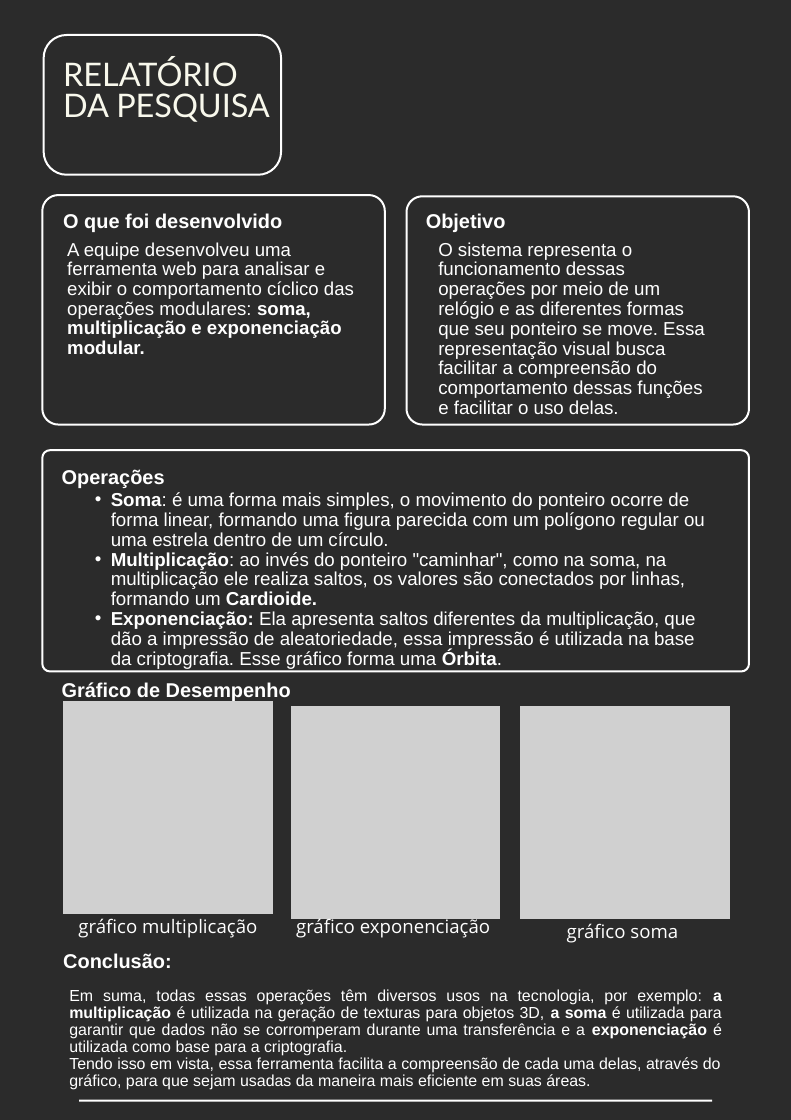
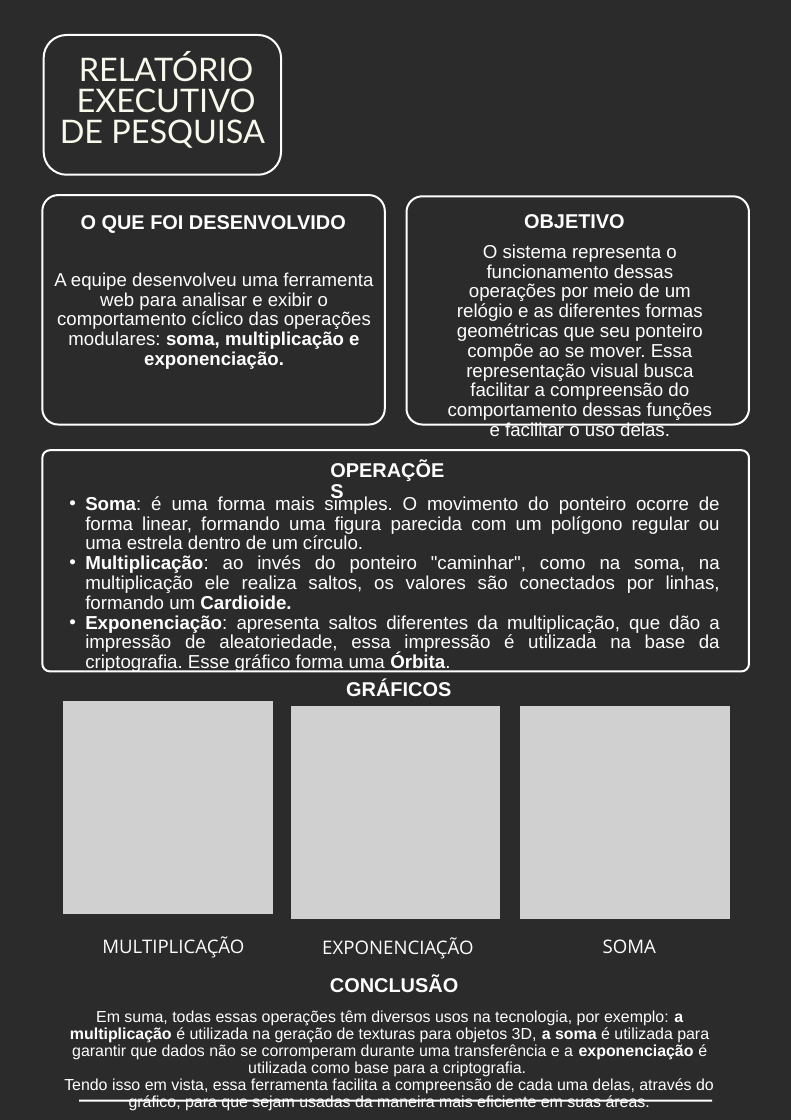
Before and after one commit to pagmaia/calcModular, a slide deck: slide 1 of relatorio_executivo.pptx. Drawn at 791x1120 pixels with LibreOffice and Linux fonts; fonts in the diff are those of the drawing; grey boxes stand for pictures; background and template pictures are left out; a plain dark background stands for a picture behind light text. Boxes give left, top, right and bottom in pixels: in the first picture for what was removed or moved away, otherwise in the second. Text is boxed around its words. In the diff, an @@ line names an element or a change of style, - is before the commit and + after.

```diff
--- a/relatorio_executivo.pptx
+++ b/relatorio_executivo.pptx
@@ text at [60,52,265,148]: text changed @@
-RELATÓRIO DA PESQUISA
+RELATÓRIO EXECUTIVO DE PESQUISA
@@ text at [81,215,346,233]: text changed @@
-O que foi desenvolvido
+O QUE FOI DESENVOLVIDO
@@ text at [524,214,625,228]: text changed @@
-Objetivo
+OBJETIVO
@@ text at [448,244,712,436]: text changed @@
-O sistema representa o funcionamento dessas operações por meio de um relógio e as diferentes formas que seu ponteiro se move. Essa representação visual busca facilitar a compreensão do comportamento dessas funções e facilitar o uso delas.
+O sistema representa o funcionamento dessas operações por meio de um relógio e as diferentes formas geométricas que seu ponteiro compõe ao se mover. Essa representação visual busca facilitar a compreensão do comportamento dessas funções e facilitar o uso delas.
@@ text at [54,272,373,369]: text changed @@
-A equipe desenvolveu uma ferramenta web para analisar e exibir o comportamento cíclico das operações modulares: soma, multiplicação e exponenciação modular.
+A equipe desenvolveu uma ferramenta web para analisar e exibir o comportamento cíclico das operações modulares: soma, multiplicação e exponenciação.
@@ text at [284,311,371,329]: text changed @@
-Operações
+OPERAÇÕES
@@ text "Soma: é uma forma mais ...": place and size @@
-text "Soma: é uma forma mais ..." at [111,492,705,669]
+text "Soma: é uma forma mais ..." at [85,495,720,673]
@@ text at [85,495,720,549]: text changed @@
-  • Soma: é uma forma mais simples, o movimento do ponteiro ocorre de forma linear, formando uma figura parecida com um polígono regular ou uma estrela dentro de um círculo.
+  • Soma: é uma forma mais simples. O movimento do ponteiro ocorre de forma linear, formando uma figura parecida com um polígono regular ou uma estrela dentro de um círculo.
@@ text at [85,555,720,609]: alignment left to justified @@
@@ text at [85,615,720,673]: text changed @@
-  • Exponenciação: Ela apresenta saltos diferentes da multiplicação, que dão a impressão de aleatoriedade, essa impressão é utilizada na base da criptografia. Esse gráfico forma uma Órbita.
+  • Exponenciação: apresenta saltos diferentes da multiplicação, que dão a impressão de aleatoriedade, essa impressão é utilizada na base da criptografia. Esse gráfico forma uma Órbita.
@@ text at [346,682,451,696]: text changed @@
-Gráfico de Desempenho
+GRÁFICOS
@@ text at [102,936,244,958]: text changed @@
-gráfico multiplicação
+MULTIPLICAÇÃO
@@ text at [322,937,473,959]: text changed @@
-gráfico exponenciação
+EXPONENCIAÇÃO
@@ text at [603,939,656,953]: text changed @@
-gráfico soma
+SOMA
@@ text at [330,976,458,992]: text changed @@
-Conclusão:
+CONCLUSÃO
@@ text "Em suma, todas essas operações ...": place and size @@
-text "Em suma, todas essas operações ..." at [69,989,722,1090]
+text "Em suma, todas essas operações ..." at [64,1010,714,1111]
@@ text "Em suma, todas essas operações ..." at [64,1010,714,1111]: alignment justified to centre @@
```
